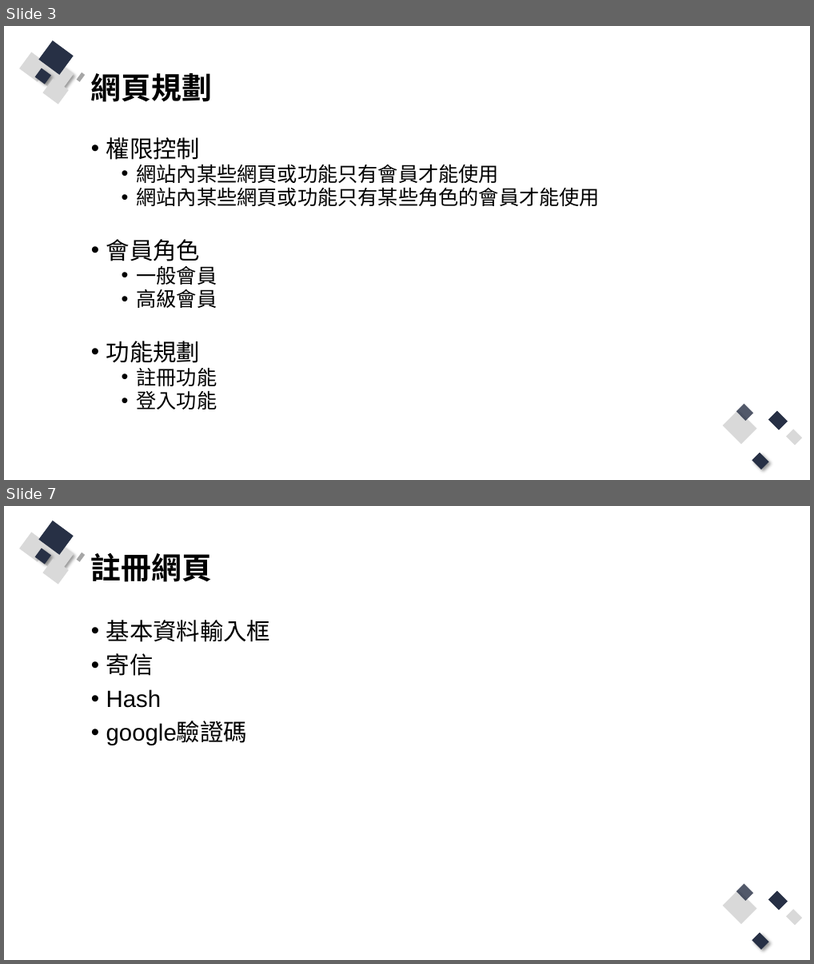
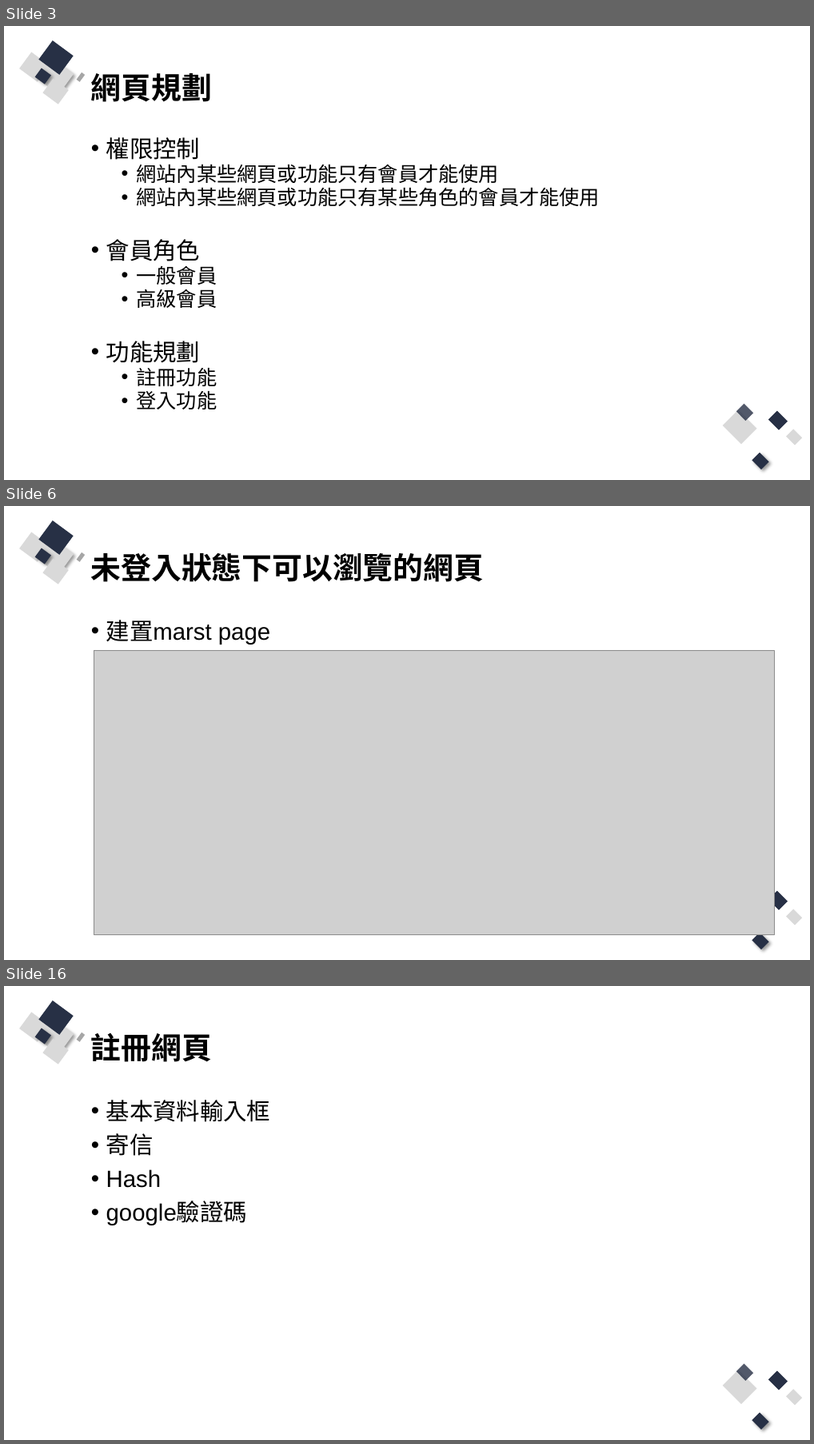
Before and after one commit to Q81JIAXIONG/-, a slide deck: 投影片/4.實作-帳號註冊、登入網頁.pptx. Shown one above the other, each under a label of ours: slides 3 and 7 before the commit, slides 3, 6 and 16 after it; the slides between them are not shown. The pictures are 814x964 and 814x1444 pixels, drawn with LibreOffice and Linux fonts; fonts in the diff are those of the drawing; grey boxes stand for pictures. Boxes give left, top, right and bottom in pixels: in the first picture for what was removed or moved away, otherwise in the second. Text is boxed around its words. In the diff, an @@ line names an element or a change of style, - is before the commit and + after.

```diff
--- a/投影片/4.實作-帳號註冊、登入網頁.pptx
+++ b/投影片/4.實作-帳號註冊、登入網頁.pptx
@@ slide 6 added at <box>4,506,810,960</box>, background #FFFFFF; not listed: 11 template elements that a slide beside it also shows @@
@@ title added at <box>91,553,484,582</box>, 36 pt, text #000000, bold @@
+未登入狀態下可以瀏覽的網頁
@@ text added at <box>106,620,270,644</box>, 28 pt, text #000000 @@
+• 建置marst page
@@ picture added at <box>94,650,774,934</box> @@
@@ what was slide 7 is now slide 16 @@
```
Also in this commit, not shown: 4 slides changed, 7 other slides added, 23 other files.
